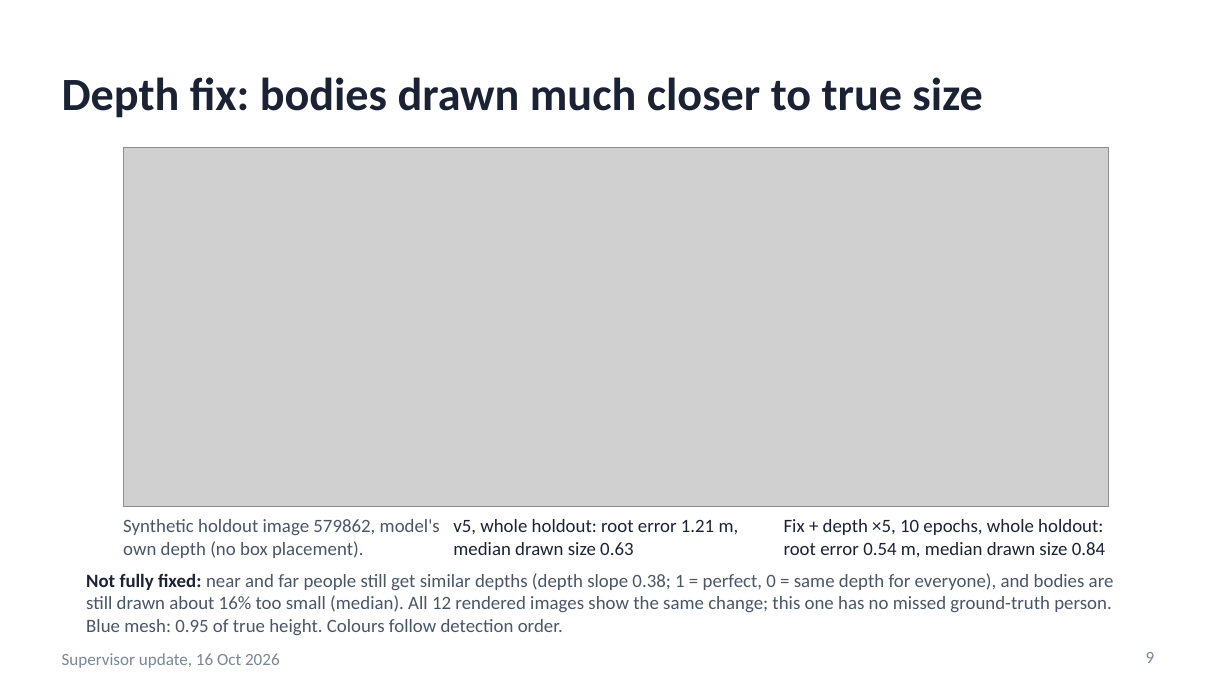
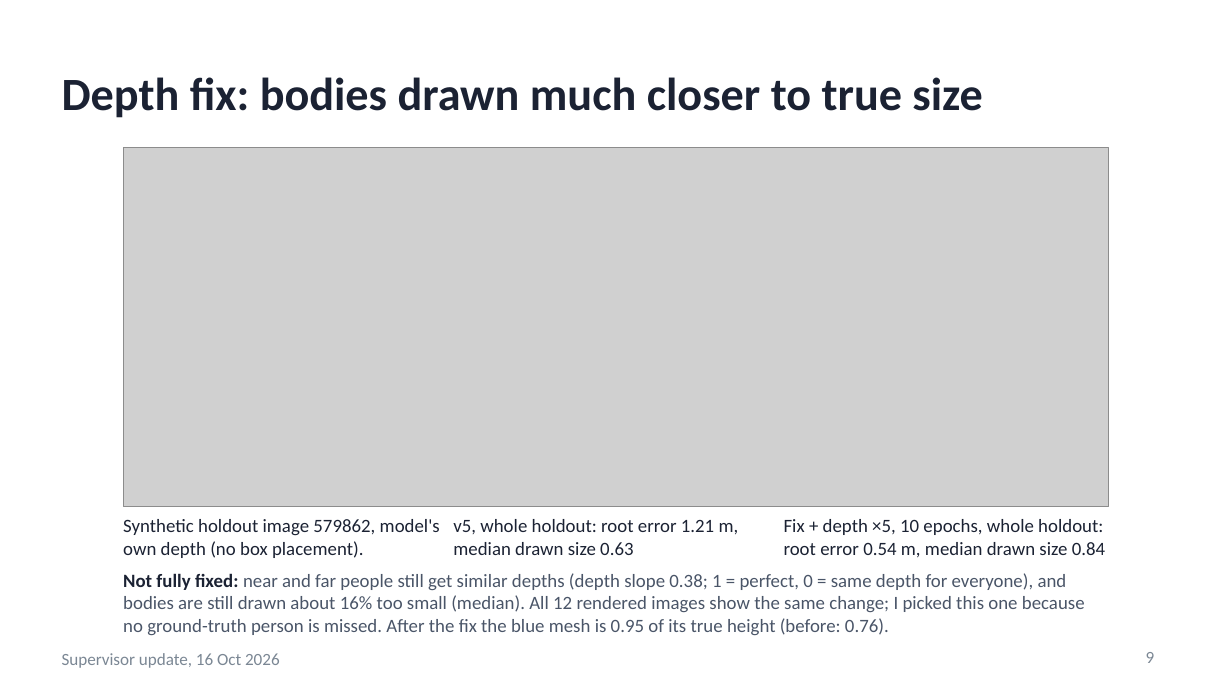
Before and after one commit to saadnajib/Multi-Person-Whole-Body-Human-Mesh-Recovery-in-a-Single-Shot-with-Annyone-dataset-and-3dpw-dataset, a slide deck: slide 9 of docs/supervisor_update_2026-10-16.pptx. Drawn at 1232x693 pixels with LibreOffice and Linux fonts; fonts in the diff are those of the drawing; grey boxes stand for pictures. Boxes give left, top, right and bottom in pixels: in the first picture for what was removed or moved away, otherwise in the second. Text is boxed around its words. In the diff, an @@ line names an element or a change of style, - is before the commit and + after.

```diff
--- a/docs/supervisor_update_2026-10-16.pptx
+++ b/docs/supervisor_update_2026-10-16.pptx
@@ text "Synthetic holdout image 579862, model's ..." at [123, 519, 440, 558]: text colour #4A5568 to #1B2233 @@
@@ text at [123, 573, 1085, 635]: text changed @@
-Not fully fixed: near and far people still get similar depths (depth slope 0.38; 1 = perfect, 0 = same depth for everyone), and bodies are still drawn about 16% too small (median). All 12 rendered images show the same change; this one has no missed ground-truth person. Blue mesh: 0.95 of true height. Colours follow detection order.
+Not fully fixed: near and far people still get similar depths (depth slope 0.38; 1 = perfect, 0 = same depth for everyone), and bodies are still drawn about 16% too small (median). All 12 rendered images show the same change; I picked this one because no ground-truth person is missed. After the fix the blue mesh is 0.95 of its true height (before: 0.76).
```
Also in this commit, not shown: 11 other slides changed, 1 other file.
